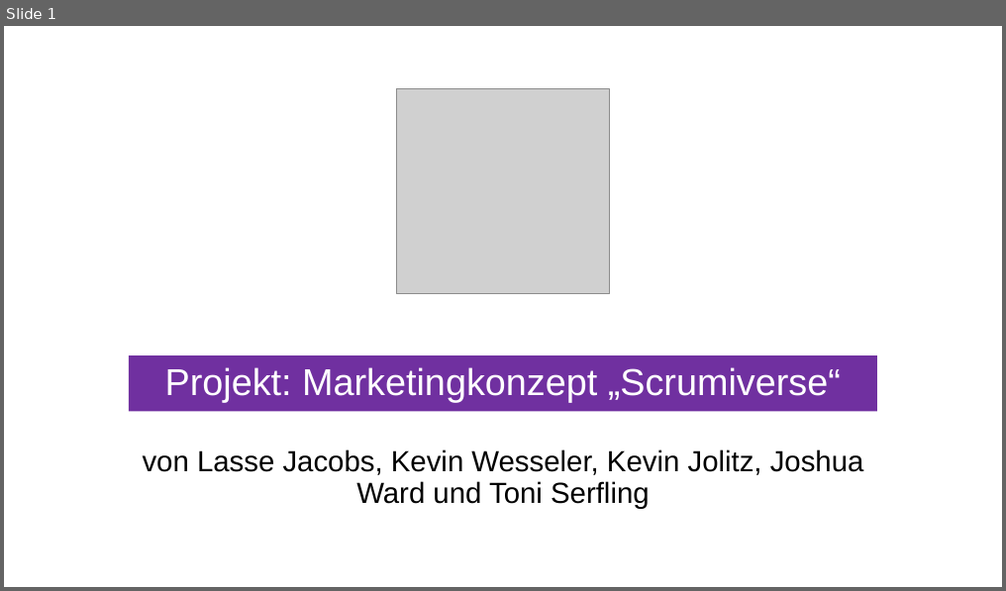
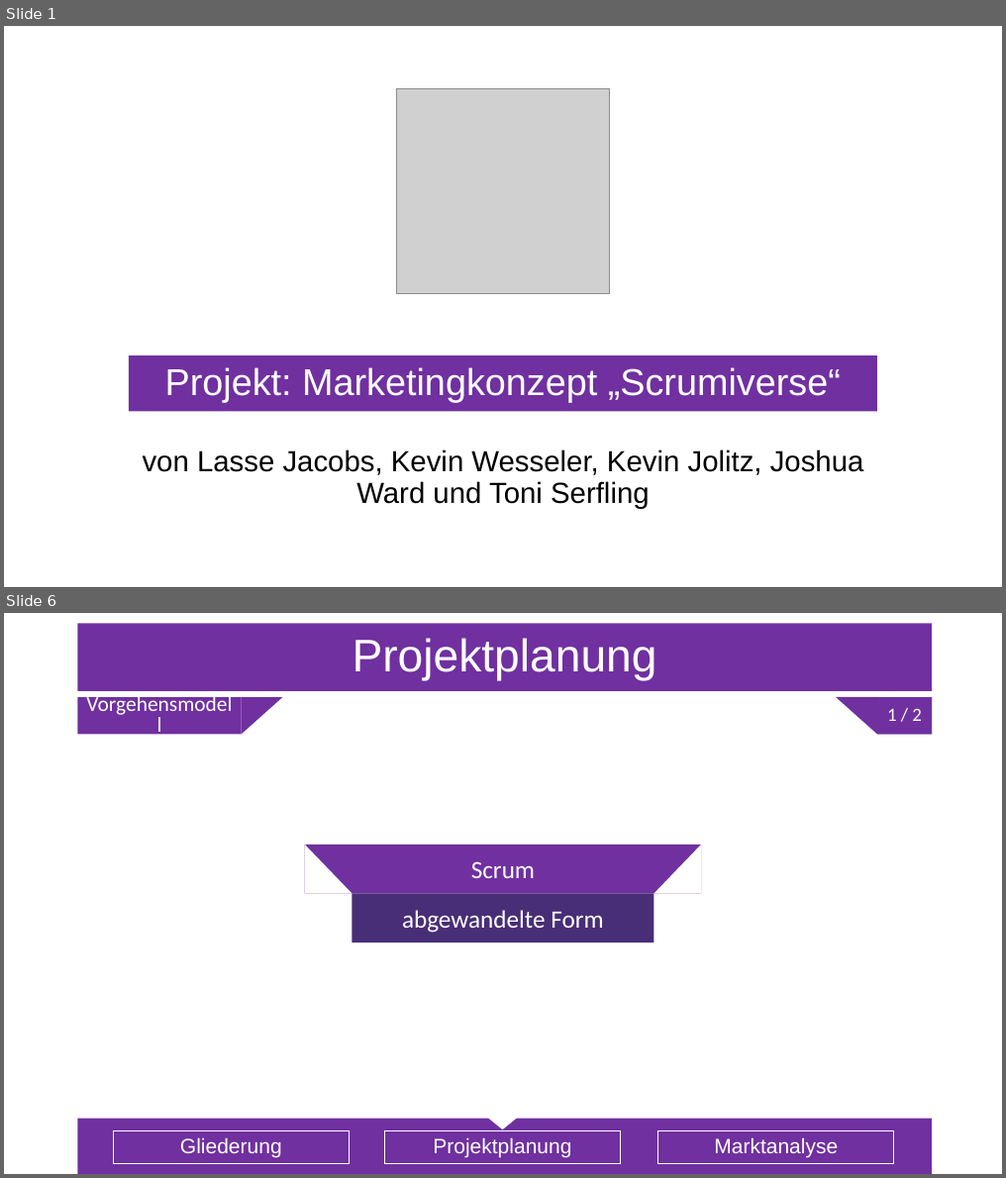
Before and after one commit to Sl0thking/mp_gproz_scrumiverse, a slide deck: 5_Präsentation/Projektpräsentation.pptx. Shown one above the other, each under a label of ours: slide 1 before the commit, slides 1 and 6 after it; the slides between them are not shown. The pictures are 1006x591 and 1006x1178 pixels, drawn with LibreOffice and Linux fonts; fonts in the diff are those of the drawing; grey boxes stand for pictures. Boxes give left, top, right and bottom in pixels: in the first picture for what was removed or moved away, otherwise in the second. Text is boxed around its words. In the diff, an @@ line names an element or a change of style, - is before the commit and + after.

Commit message:
#USID016
#Datum 04.04.2016, 05.04.2016
#Zeit 4h
#Info
- Präsentationsteile Projektplanung und Marktanalye bearbeitet

```diff
--- a/5_Präsentation/Projektpräsentation.pptx
+++ b/5_Präsentation/Projektpräsentation.pptx
@@ slide 6 added at box(4, 613, 1002, 1174), background #FFFFFF @@
@@ title added at box(77, 624, 932, 691), fill #7030A0, outline #325491 1 pt, 44 pt, text #FFFFFF @@
+Projektplanung
@@ text added at box(77, 697, 241, 735), fill #7030A0, 20.4 pt, text #FFFFFF @@
+Vorgehensmodell
@@ right triangle added at box(242, 697, 282, 735), fill #7030A0 @@
@@ right triangle added at box(836, 697, 877, 735), fill #7030A0 @@
@@ rectangle added at box(877, 697, 933, 734), fill #4472C4 @@
@@ text added at box(877, 697, 933, 735), fill #7030A0, 18 pt, text #FFFFFF @@
+1 / 2
@@ rectangle added at box(305, 845, 702, 894), fill #7030A0, 24 pt, text #FFFFFF @@
+Scrum
@@ right triangle added at box(305, 845, 352, 894), fill #FFFFFF @@
@@ right triangle added at box(653, 845, 701, 894), fill #FFFFFF @@
@@ rectangle added at box(352, 894, 653, 943), fill #482E76, 24 pt, text #FFFFFF @@
+abgewandelte Form
@@ rectangle added at box(77, 1119, 932, 1174), fill #7030A0 @@
@@ text added at box(113, 1131, 350, 1164), outline #FFFFFF 0.75 pt, 20 pt, text #FFFFFF @@
+Gliederung
@@ text added at box(385, 1131, 621, 1164), outline #FFFFFF 0.75 pt, 20 pt, text #FFFFFF @@
+Projektplanung
@@ triangle added at box(489, 1118, 516, 1130), fill #FFFFFF, outline #FFFFFF 1 pt @@
@@ text added at box(658, 1131, 894, 1164), outline #FFFFFF 0.75 pt, 20 pt, text #FFFFFF @@
+Marktanalyse
```
Also in this commit, not shown: 13 slides changed, 9 other slides added, 1 slide removed, 1 other file.
